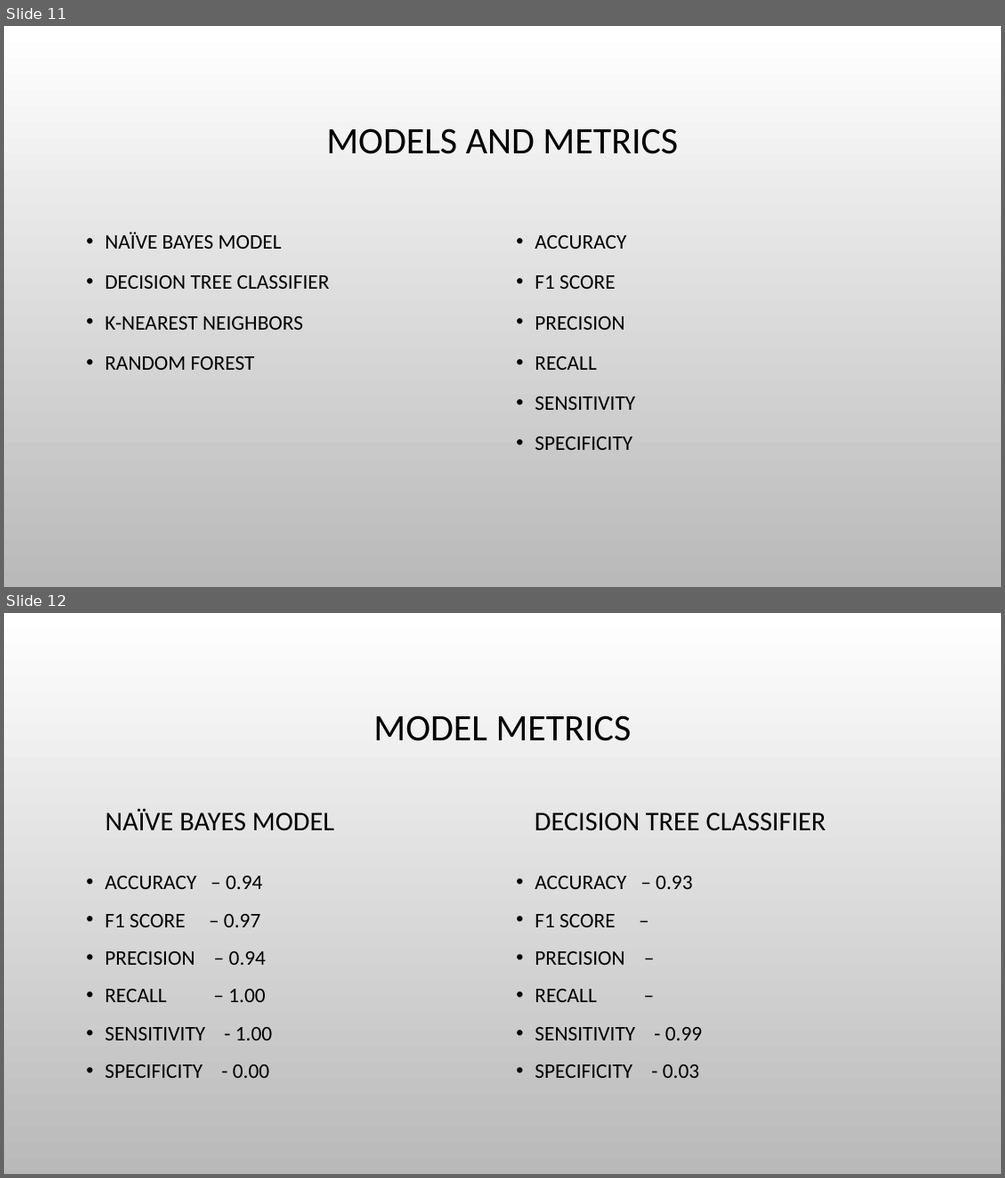
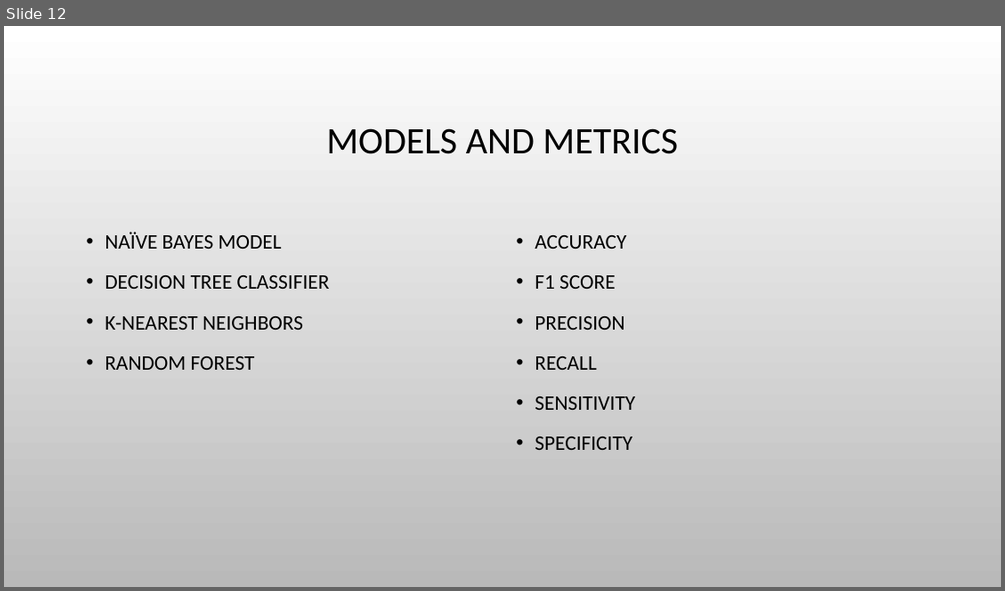
Before and after one commit to hjyoon16/Fake_Job_Post_Classification, a slide deck: 502projectPresentation.pptx. Shown one above the other, each under a label of ours: slides 11 and 12 before the commit, slide 12 after it. The pictures are 1005x1178 and 1005x591 pixels, drawn with LibreOffice and Linux fonts; fonts in the diff are those of the drawing; background and template pictures are left out. Boxes give left, top, right and bottom in pixels: in the first picture for what was removed or moved away, otherwise in the second. Text is boxed around its words. In the diff, an @@ line names an element or a change of style, - is before the commit and + after.

```diff
--- a/502projectPresentation.pptx
+++ b/502projectPresentation.pptx
@@ slide 12 removed at [4,613,1001,1174], background picture (left out) @@
@@ title removed at [373,715,631,741] @@
-MODEL METRICS
@@ text removed at [105,808,334,831] @@
-NAÏVE BAYES MODEL
@@ text removed at [534,812,826,831] @@
-DECISION TREE CLASSIFIER
@@ text removed at [105,876,272,1078] @@
-• ACCURACY – 0.94
-• F1 SCORE – 0.97
-• PRECISION – 0.94
-• RECALL – 1.00
-• SENSITIVITY - 1.00
-• SPECIFICITY - 0.00
@@ text removed at [534,876,702,1078] @@
-• ACCURACY – 0.93
-• F1 SCORE –
-• PRECISION –
-• RECALL –
-• SENSITIVITY - 0.99
-• SPECIFICITY - 0.03
@@ what was slide 11 is now slide 12 @@
```
Also in this commit, not shown: 1 slide changed, 2 slides added, 2 other slides removed.
